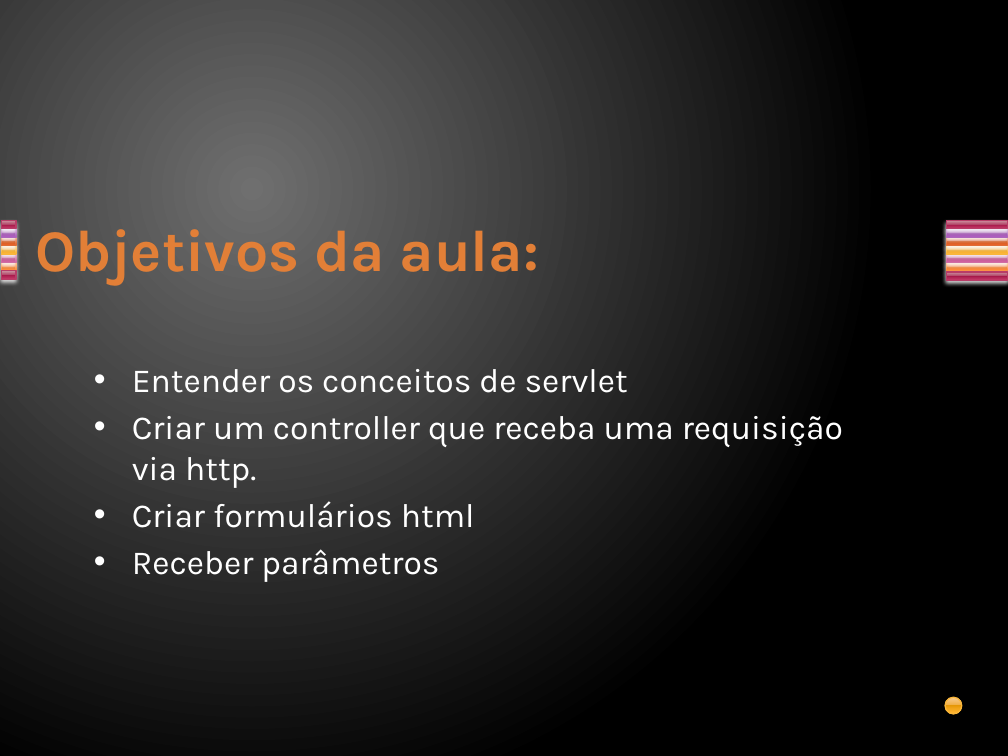
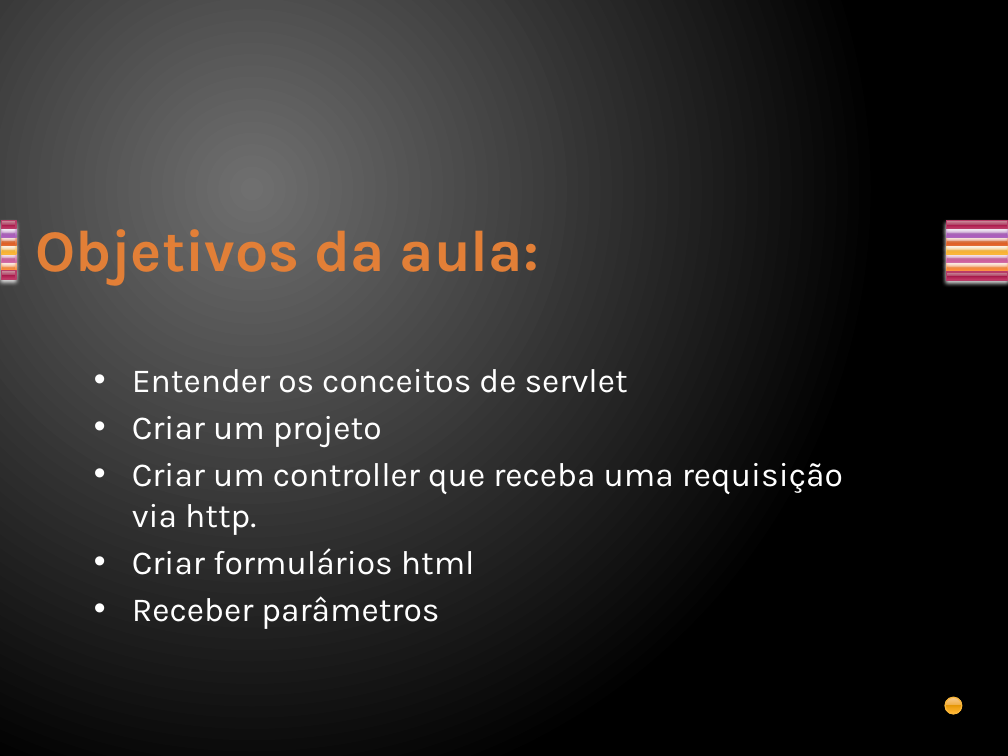
Before and after one commit to davirj9/javaAvancado, a slide deck: slide 3 of AulasAvancado/src/main/resources/br/com/Aula2/Servlets.pptx. Drawn at 1008x756 pixels with LibreOffice and Linux fonts; fonts in the diff are those of the drawing. Boxes give left, top, right and bottom in pixels: in the first picture for what was removed or moved away, otherwise in the second. Text is boxed around its words. In the diff, an @@ line names an element or a change of style, - is before the commit and + after.

Commit message:
Aula1 e Aula2.

```diff
--- a/AulasAvancado/src/main/resources/br/com/Aula2/Servlets.pptx
+++ b/AulasAvancado/src/main/resources/br/com/Aula2/Servlets.pptx
@@ text at box(132, 416, 382, 447): paragraph added @@
+• Criar um projeto
```
Also in this commit, not shown: 4 slides added, 1 slide removed, 10 other files.
